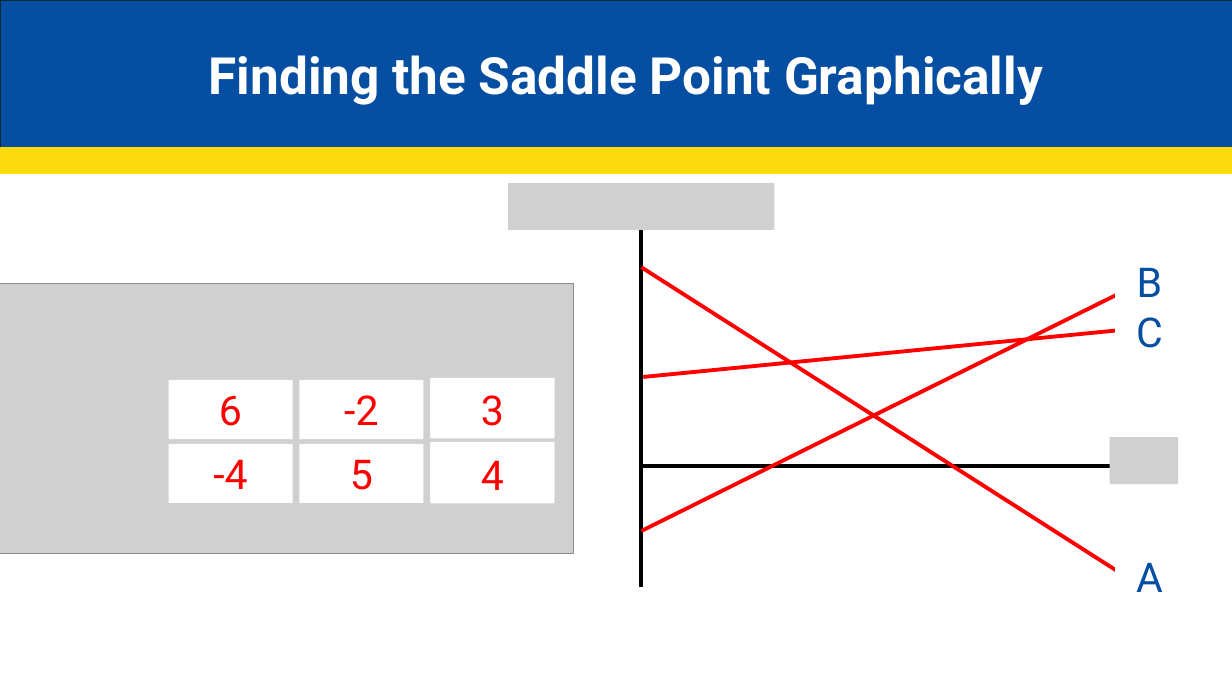
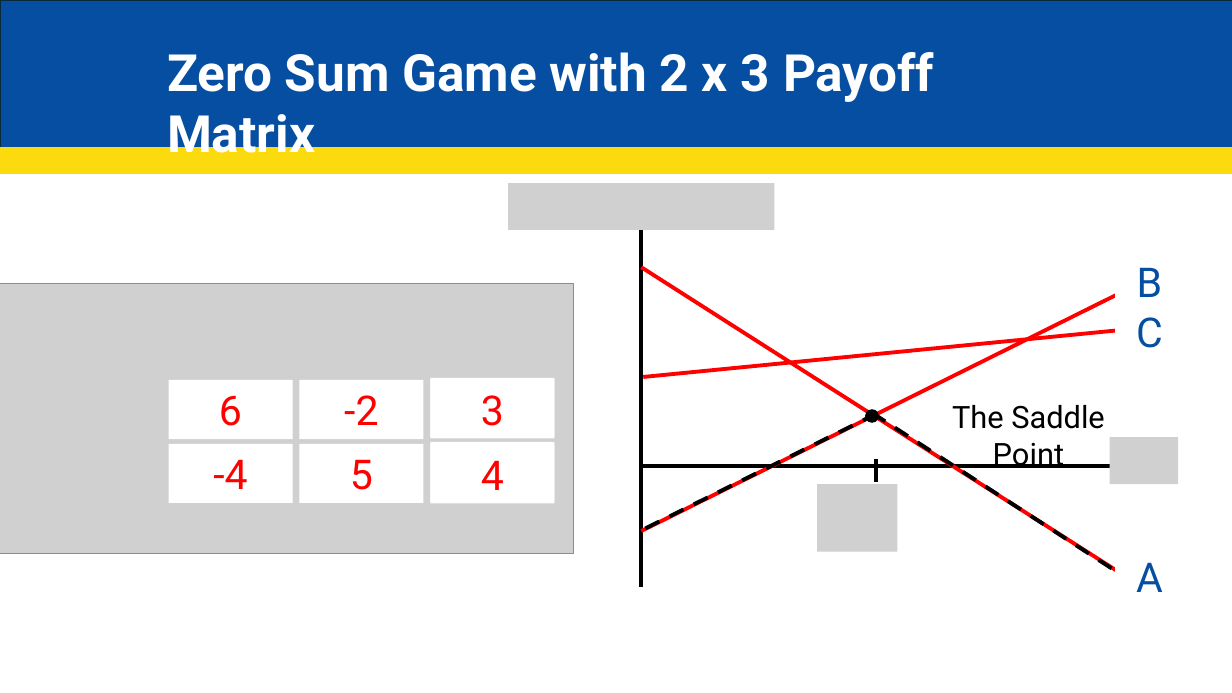
Before and after one commit to JakeCisc210/Candidacy, a slide deck: slide 2 of Reading Course/Presentations/Control Theory Part 1.pptx (slide 3 before the commit). Drawn at 1232x693 pixels with LibreOffice and Linux fonts; fonts in the diff are those of the drawing; grey boxes stand for pictures. Boxes give left, top, right and bottom in pixels: in the first picture for what was removed or moved away, otherwise in the second. Text is boxed around its words. In the diff, an @@ line names an element or a change of style, - is before the commit and + after.

```diff
--- a/Reading Course/Presentations/Control Theory Part 1.pptx
+++ b/Reading Course/Presentations/Control Theory Part 1.pptx
@@ text at <box>167,52,934,165</box>: text changed @@
-Finding the Saddle Point Graphically
+Zero Sum Game with 2 x 3 Payoff Matrix
@@ line added from (877, 414) to (643, 530), #000000 3 pt dashed @@
@@ line added from (1112, 568) to (865, 409), #000000 3 pt dashed @@
@@ ellipse added at <box>866,410,878,421</box>, fill #000000, outline #000000 1.5 pt @@
@@ text added at <box>952,405,1105,468</box>, 24 pt, text #000000 @@
+  The Saddle Point
@@ line added from (876, 482) to (876, 459), #000000 3 pt @@
@@ picture added at <box>817,484,897,552</box> @@
```
Also in this commit, not shown: 1 other slide changed, 18 slides added, 2 slides removed.
